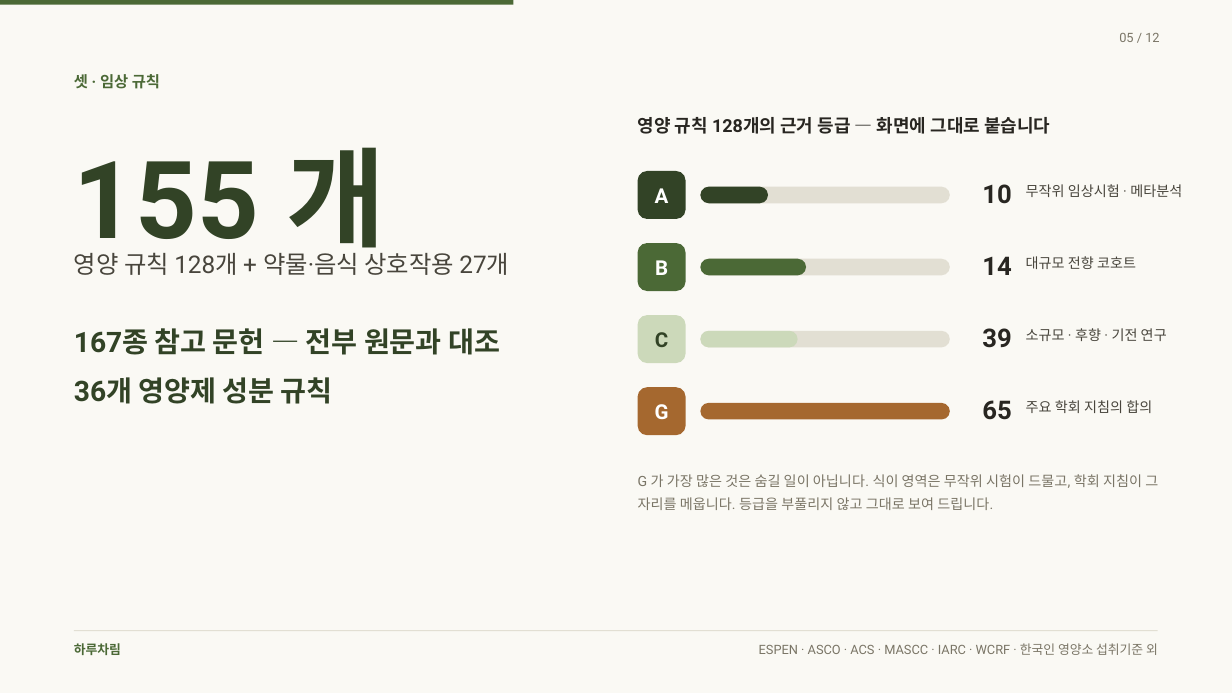
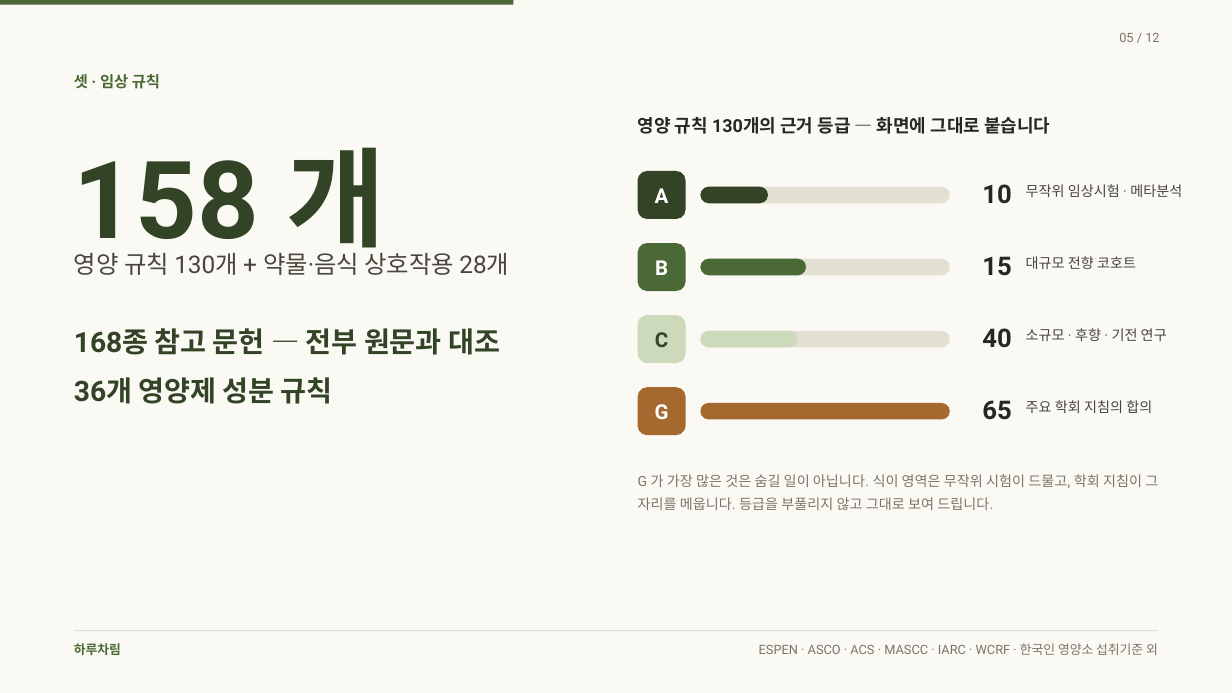
Before and after one commit to rohkwangwon-lang/harucharim-app, a slide deck: slide 5 of docs/홍보/하루차림-발표.pptx. Drawn at 1232x693 pixels with LibreOffice and Linux fonts; fonts in the diff are those of the drawing. Boxes give left, top, right and bottom in pixels: in the first picture for what was removed or moved away, otherwise in the second. Text is boxed around its words. In the diff, an @@ line names an element or a change of style, - is before the commit and + after.

```diff
--- a/docs/홍보/하루차림-발표.pptx
+++ b/docs/홍보/하루차림-발표.pptx
@@ text at <box>638,117,1050,134</box>: text changed @@
-영양 규칙 128개의 근거 등급 — 화면에 그대로 붙습니다
+영양 규칙 130개의 근거 등급 — 화면에 그대로 붙습니다
@@ text at <box>74,147,385,264</box>: text changed @@
-155 개
+158 개
@@ text at <box>74,252,509,275</box>: text changed @@
-영양 규칙 128개 + 약물·음식 상호작용 27개
+영양 규칙 130개 + 약물·음식 상호작용 28개
@@ text at <box>982,256,1011,276</box>: text changed @@
-14
+15
@@ text at <box>74,328,500,355</box>: text changed @@
-167종 참고 문헌 — 전부 원문과 대조
+168종 참고 문헌 — 전부 원문과 대조
@@ text at <box>982,328,1011,348</box>: text changed @@
-39
+40
```
Also in this commit, not shown: 38 other files.
